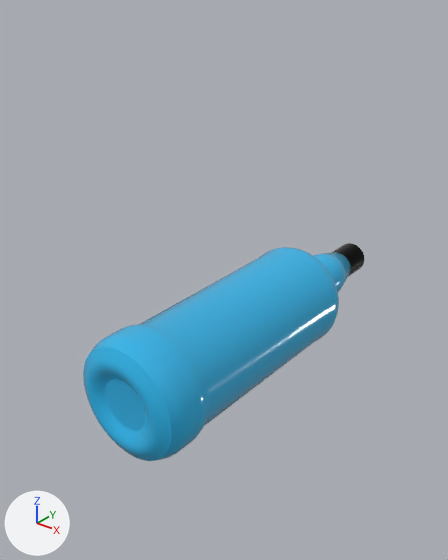
The FBX model Assets/Prefabs/Botella_Vodka.fbx, before and after one commit.
Camera for both pictures: a 50 mm camera at (0.065, -0.299, 0.223) aimed at (-0.114, -0.075, 0.084). Every picture has the same lights, and +X, +Y and +Z are marked at lower left. The first picture is the older version. Where no turn or scale is listed for an object, it has been applied to the vertices.

The first picture shows 'Botella3', 'Tapon3'.
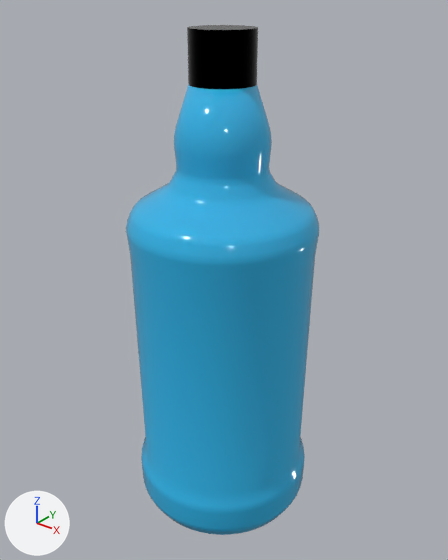
Where the newer file only moved an object's origin or applied its transform, the numbers keep the older frame.

Boxes [x1, y1, x2, y2] around the edits, measured in the pictures (448 x 560 px):
```json
{"object": "Botella3", "change": "reshaped, moved, turned, rescaled", "before": [83, 247, 351, 461], "after": [126, 85, 319, 535]}
{"object": "Tapon3", "change": "reshaped", "before": [333, 243, 364, 277], "after": [187, 25, 258, 89]}
```

The change, as JSON lines over the scene's bpy script:
```json
{"block": "me_cylinder_005", "where": "# used by ob_tapon3; location = (-0.1006, 0.028, 0.0618)"}
{"op": "remove", "block": "me_cylinder_005", "code": "me_cylinder_005.from_pydata(...)  # 100 vertices, 51 faces; spans x -0.0092..0.0092, y -0.0069..0.0115, z -0.0093..0.0093"}
{"op": "add", "block": "me_cylinder_005", "code": "me_cylinder_005.from_pydata(...)  # 100 vertices, 51 faces; spans x -0.014..0.014, y -0.1348..-0.1068, z 0.1227..0.1443"}
{"block": "me_cylinder_005", "change": "me_cylinder_005 part 2: the whole mesh is multiplied about its middle by the matrix ((1.515, 0.0, 0.0), (0.0, 0.0, -1.515), (0.0, 1.173, 0.0)), then moved by (0.0, -0.1231, 0.1335)"}
{"block": "me_cylinder_004", "where": "# used by ob_botella3; location = (-0.1006, -0.0835, 0.0618)"}
{"op": "remove", "block": "me_cylinder_004", "code": "me_cylinder_004.from_pydata(...)  # 7300 vertices, 7252 faces; spans x -0.029..0.029, y -0.078..0.105, z -0.029..0.029"}
{"op": "add", "block": "me_cylinder_004", "code": "me_cylinder_004.from_pydata(...)  # 7300 vertices, 7252 faces; spans x -4.404..4.404, y -9.177..12.273, z -4.413..4.413"}
{"block": "me_cylinder_004", "change": "me_cylinder_004 part 1: the whole mesh is multiplied about the mesh origin by the matrix ((151.474, 0.0, 0.0), (0.0, 117.267, 0.0), (0.0, 0.0, 151.474))"}
{"op": "set", "path": "ob_botella3.location", "old": "(-0.1006, -0.0835, 0.0618)", "new": "(-0.1006, -0.0928, 0.0618)"}
{"op": "set", "path": "ob_botella3.rotation_euler", "old": "(0.0, 0.0, 0.0)", "new": "(1.571, 0.0, 0.0)", "note": "degrees (0, 0, 0) -> degrees (90, 0, 0)"}
{"op": "set", "path": "ob_botella3.scale", "old": "(1.0, 1.0, 1.0)", "new": "(0.01, 0.01, 0.01)"}
```
